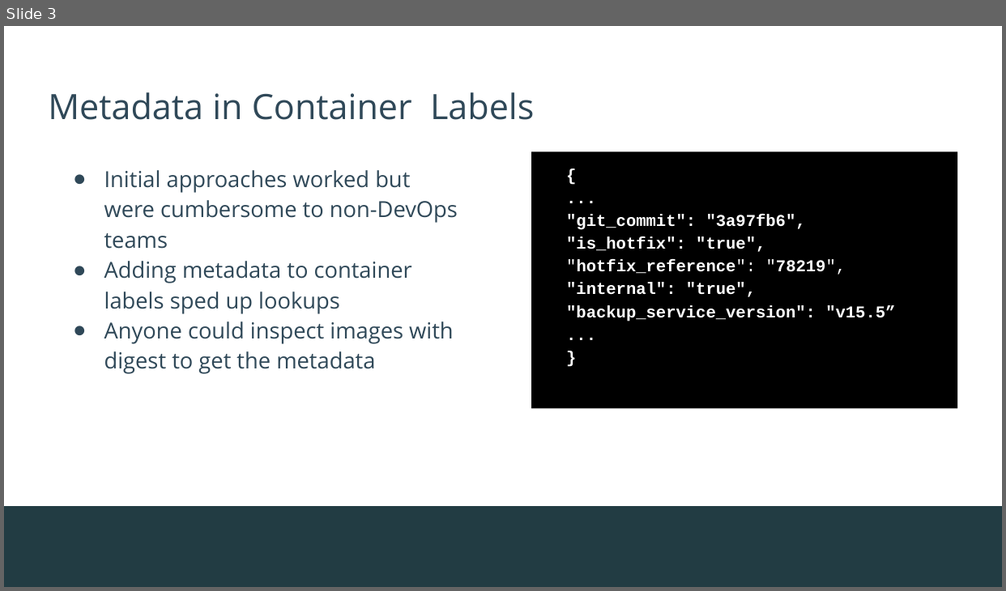
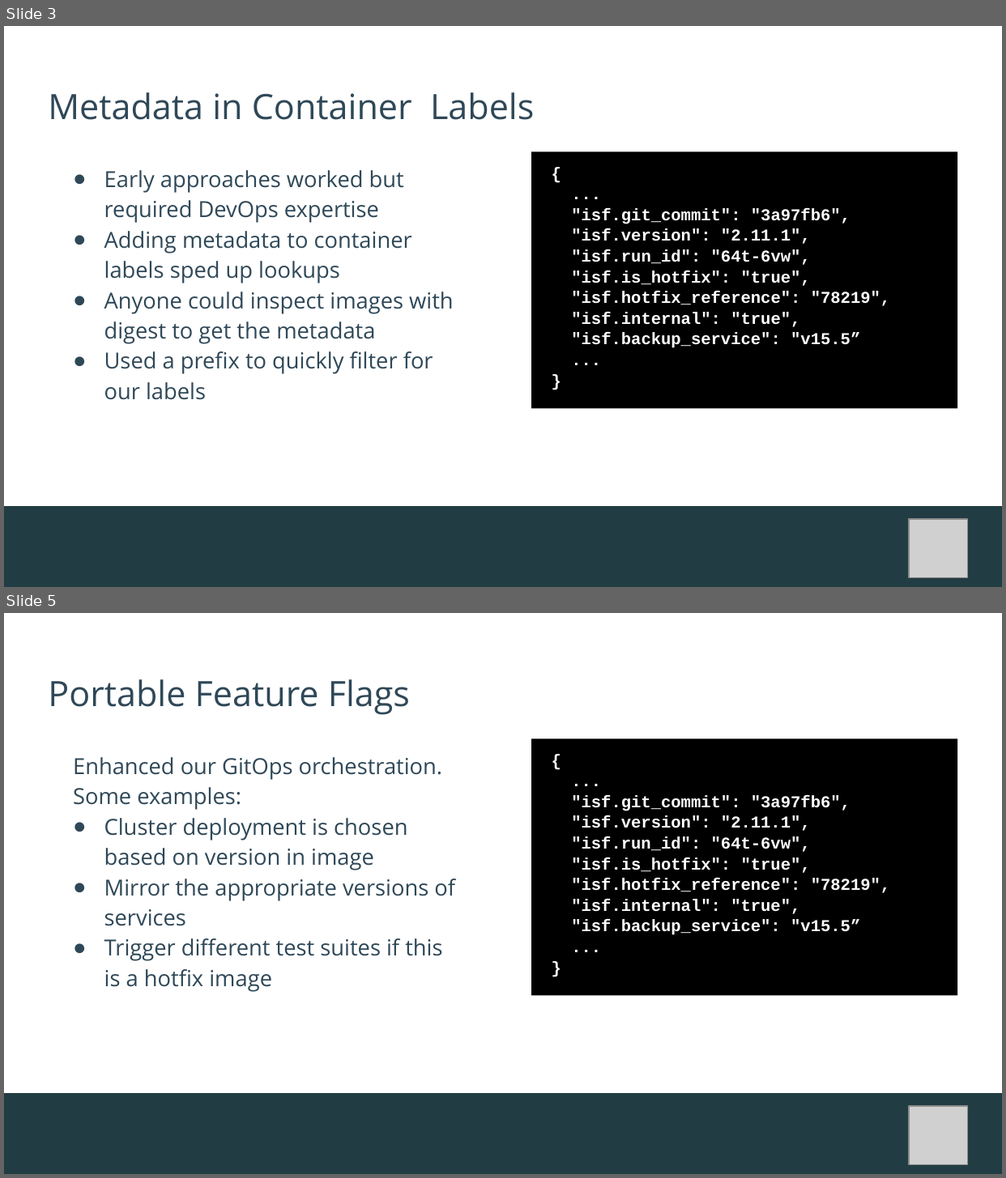
Before and after one commit to socheatsou/presentations, a slide deck: open-source-summit-na-2026/Artifacts-Metadata-OSS-NA26.pptx. Shown one above the other, each under a label of ours: slide 3 before the commit, slides 3 and 5 after it; the slides between them are not shown. The pictures are 1006x591 and 1006x1178 pixels, drawn with LibreOffice and Linux fonts; fonts in the diff are those of the drawing; grey boxes stand for pictures; background and template pictures are left out. Boxes give left, top, right and bottom in pixels: in the first picture for what was removed or moved away, otherwise in the second. Text is boxed around its words. In the diff, an @@ line names an element or a change of style, - is before the commit and + after.

```diff
--- a/open-source-summit-na-2026/Artifacts-Metadata-OSS-NA26.pptx
+++ b/open-source-summit-na-2026/Artifacts-Metadata-OSS-NA26.pptx
@@ slide 5 added at [4, 613, 1002, 1174], background #FFFFFF; not listed: 1 template element that a slide beside it also shows @@
@@ title added at [48, 679, 410, 715], 25.2 pt, text #2F4858 @@
+Portable Feature Flags
@@ text added at [73, 757, 455, 992], 16 pt, text #2F4858 @@
+Enhanced our GitOps orchestration. Some examples:
+● Cluster deployment is chosen based on version in image
+● Mirror the appropriate versions of services
+● Trigger different test suites if this is a hotfix image
@@ rectangle added at [530, 739, 957, 996], fill #000000, 12 pt, text #FFFFFF, bold @@
+{
+...
+"isf.git_commit": "3a97fb6",
+"isf.version": "2.11.1",
+"isf.run_id": "64t-6vw",
+"isf.is_hotfix": "true",
+"isf.hotfix_reference": "78219",
+"isf.internal": "true",
+"isf.backup_service": "v15.5”
+...
+}
@@ picture added at [909, 1106, 968, 1165] @@
@@ slide 3 changed as well @@
@@ text at [104, 170, 404, 223]: text changed @@
-● Initial approaches worked but were cumbersome to non-DevOps teams
+● Early approaches worked but required DevOps expertise
@@ text "{" at [530, 152, 957, 409]: indent changed; line spacing 1.15 to 1.05 @@
@@ text at [571, 208, 890, 348]: text changed @@
-"git_commit": "3a97fb6",
-"is_hotfix": "true",
-"hotfix_reference": "78219",
-"internal": "true",
-"backup_service_version": "v15.5”
+"isf.git_commit": "3a97fb6",
+"isf.version": "2.11.1",
+"isf.run_id": "64t-6vw",
+"isf.is_hotfix": "true",
+"isf.hotfix_reference": "78219",
+"isf.internal": "true",
+"isf.backup_service": "v15.5”
@@ text at [104, 352, 433, 400]: paragraph added @@
+● Used a prefix to quickly filter for our labels
@@ picture added at [909, 519, 968, 578] @@
```
Also in this commit, not shown: 5 other slides changed, 1 other slide added, 1 slide removed.
